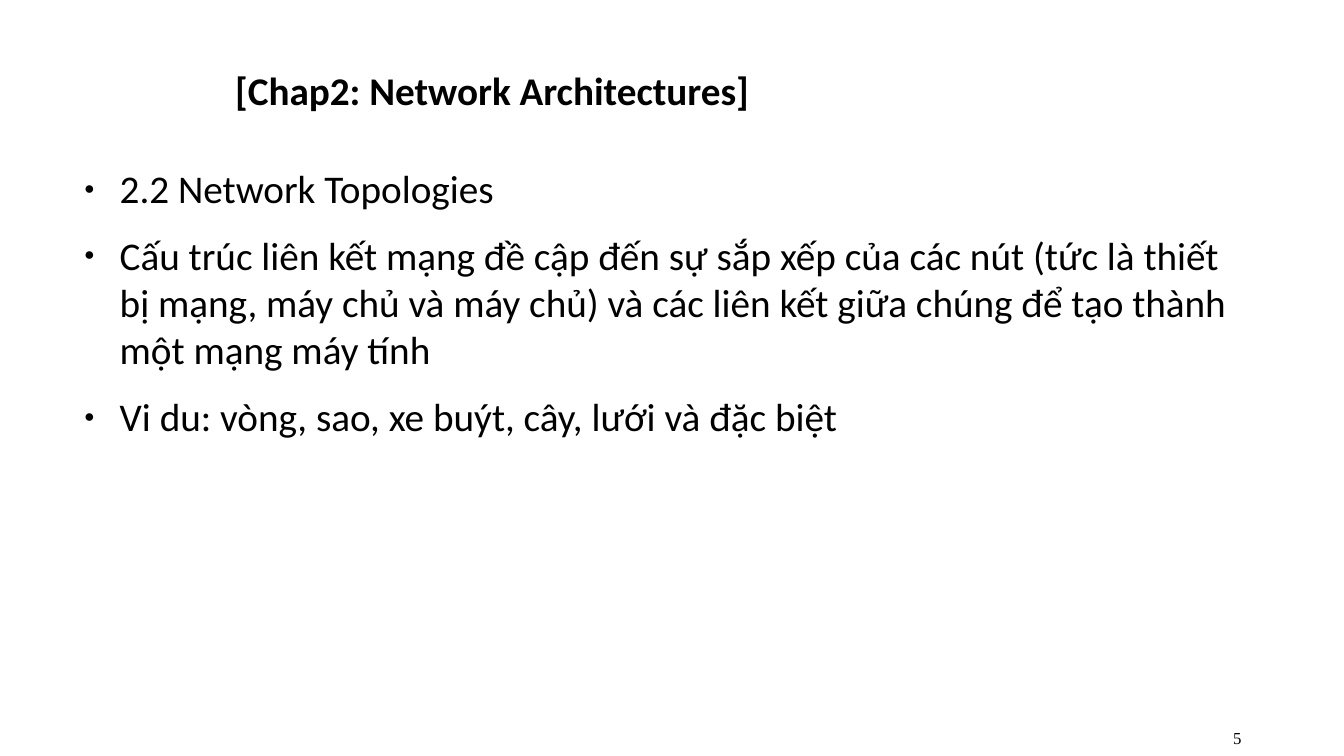
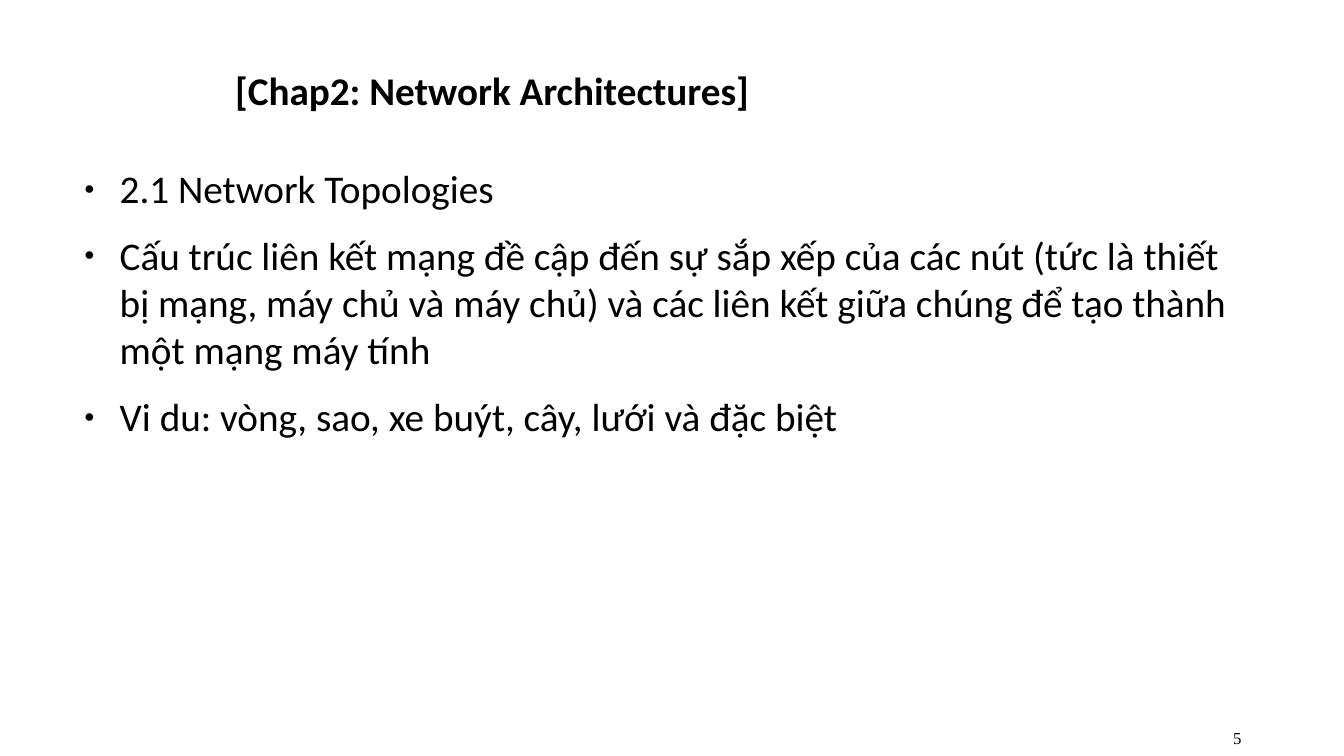
Before and after one commit to quang-vn26/Advanced-Network-Programming-Tieng-Viet-, a slide deck: slide 5 of pp1.pptx. Drawn at 1344x756 pixels with LibreOffice and Linux fonts; fonts in the diff are those of the drawing; background and template pictures are left out. Boxes give left, top, right and bottom in pixels: in the first picture for what was removed or moved away, otherwise in the second. Text is boxed around its words. In the diff, an @@ line names an element or a change of style, - is before the commit and + after.

```diff
--- a/pp1.pptx
+++ b/pp1.pptx
@@ text at (120, 175, 493, 210): text changed @@
-● 2.2 Network Topologies
+● 2.1 Network Topologies
```
Also in this commit, not shown: 15 other slides changed, 11 slides added, 2 slides removed.
